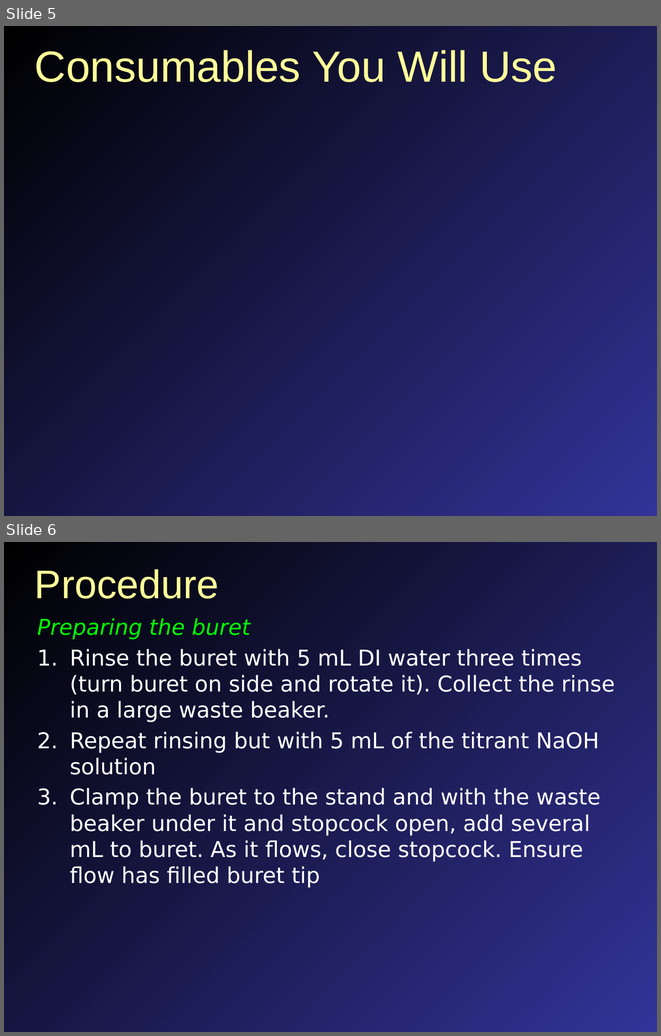
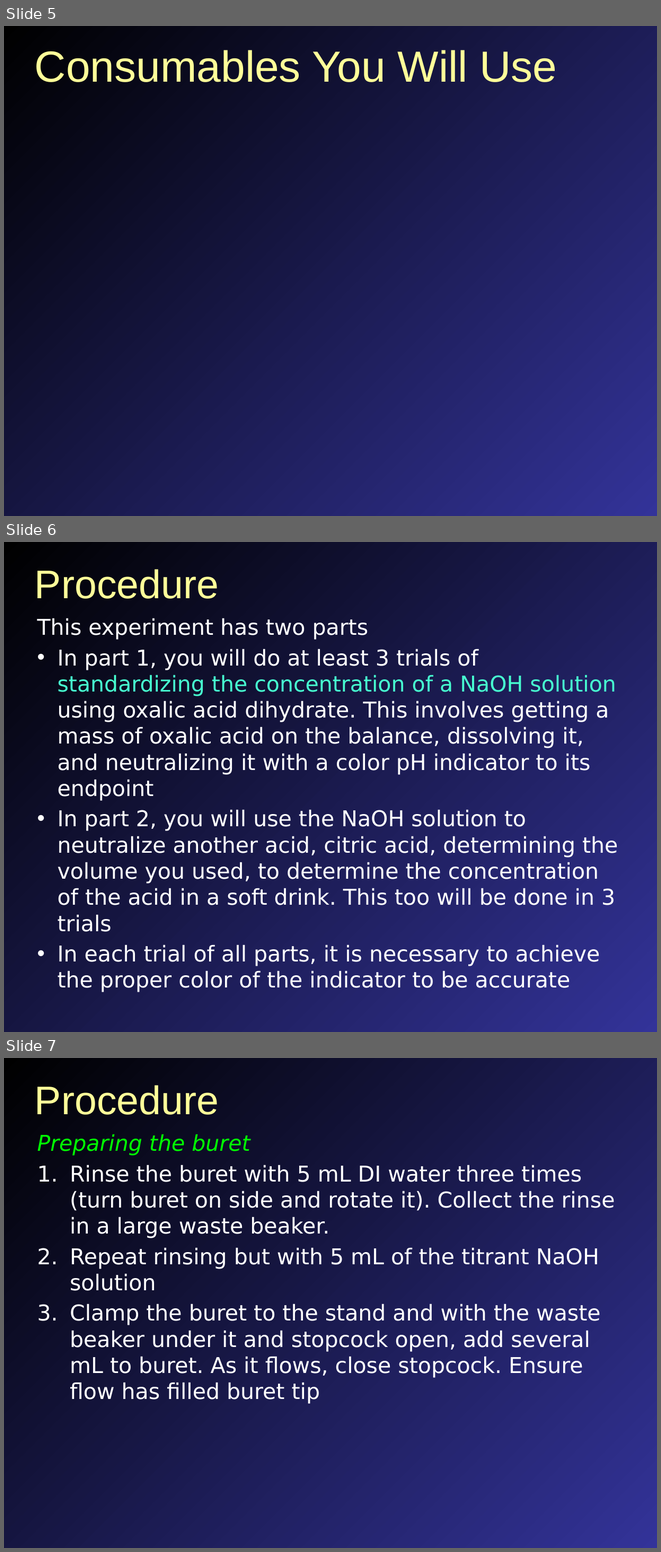
Before and after one commit to mavigozler/mavigozler.github.io, a slide deck: Teaching/Chemistry/Labs/FCC Chem 3A Expt 12b Determination of Citric Acid in Soda.pptx. Shown one above the other, each under a label of ours: slides 5 and 6 before the commit, slides 5, 6 and 7 after it. The pictures are 661x1036 and 661x1552 pixels, drawn with LibreOffice and Linux fonts; fonts in the diff are those of the drawing. Boxes give left, top, right and bottom in pixels: in the first picture for what was removed or moved away, otherwise in the second. Text is boxed around its words. In the diff, an @@ line names an element or a change of style, - is before the commit and + after.

```diff
--- a/Teaching/Chemistry/Labs/FCC Chem 3A Expt 12b Determination of Citric Acid in Soda.pptx
+++ b/Teaching/Chemistry/Labs/FCC Chem 3A Expt 12b Determination of Citric Acid in Soda.pptx
@@ slide 6 added at <box>4,542,657,1032</box>, background gradient #000000 to #333399 @@
@@ title added at <box>35,569,219,599</box>, 44 pt, text #FFFF99 @@
+Procedure
@@ text added at <box>37,618,618,992</box>, 24 pt, text #FFFFFF @@
+This experiment has two parts
+• In part 1, you will do at least 3 trials of standardizing the concentration of a NaOH solution using oxalic acid dihydrate. This involves getting a mass of oxalic acid on the balance, dissolving it, and neutralizing it with a color pH indicator to its endpoint
+• In part 2, you will use the NaOH solution to neutralize another acid, citric acid, determining the volume you used, to determine the concentration of the acid in a soft drink. This too will be done in 3 trials
+• In each trial of all parts, it is necessary to achieve the proper color of the indicator to be accurate
@@ what was slide 6 is now slide 7 @@
```
Also in this commit, not shown: 4 slides changed, 4 other files.
